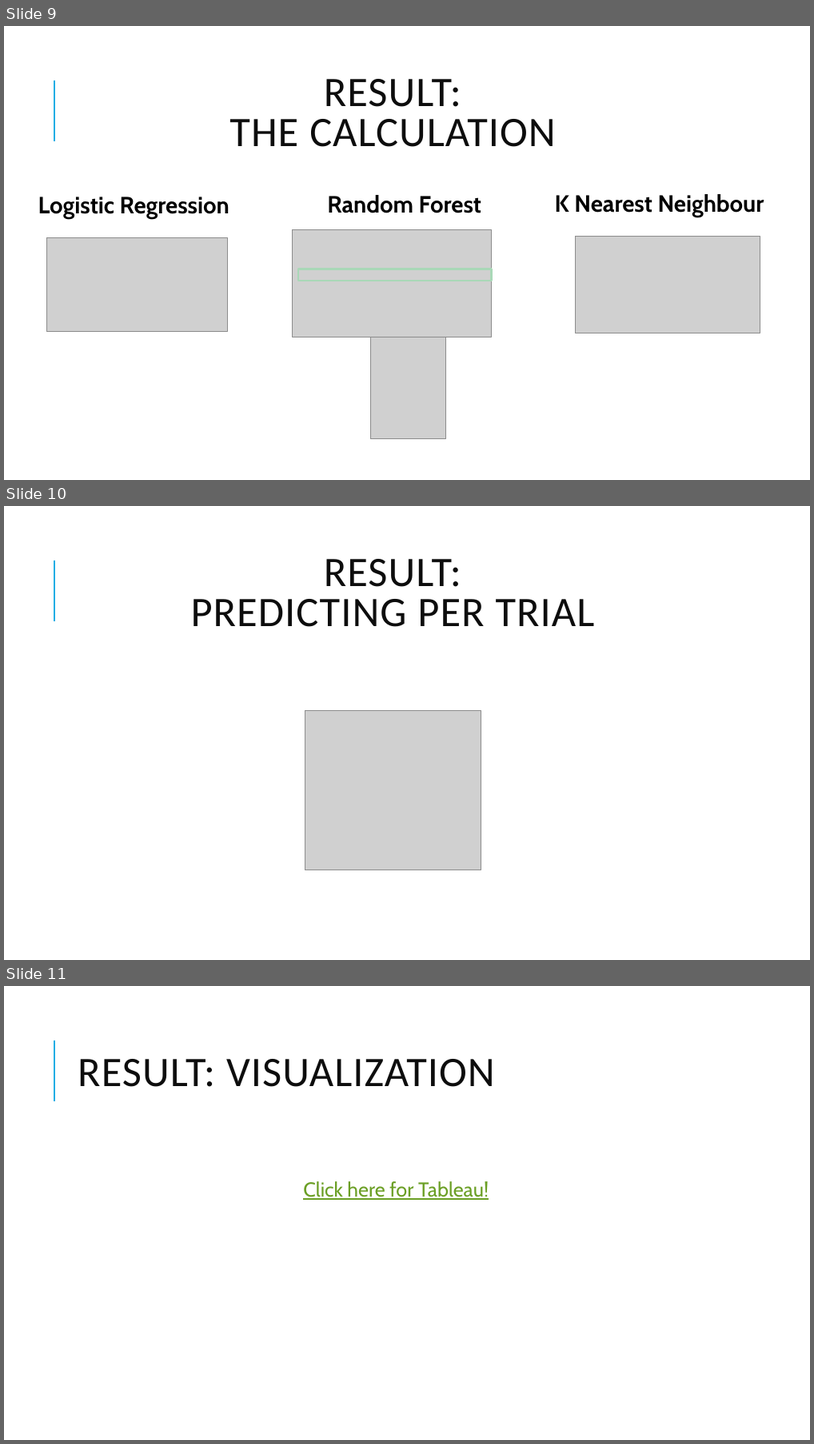
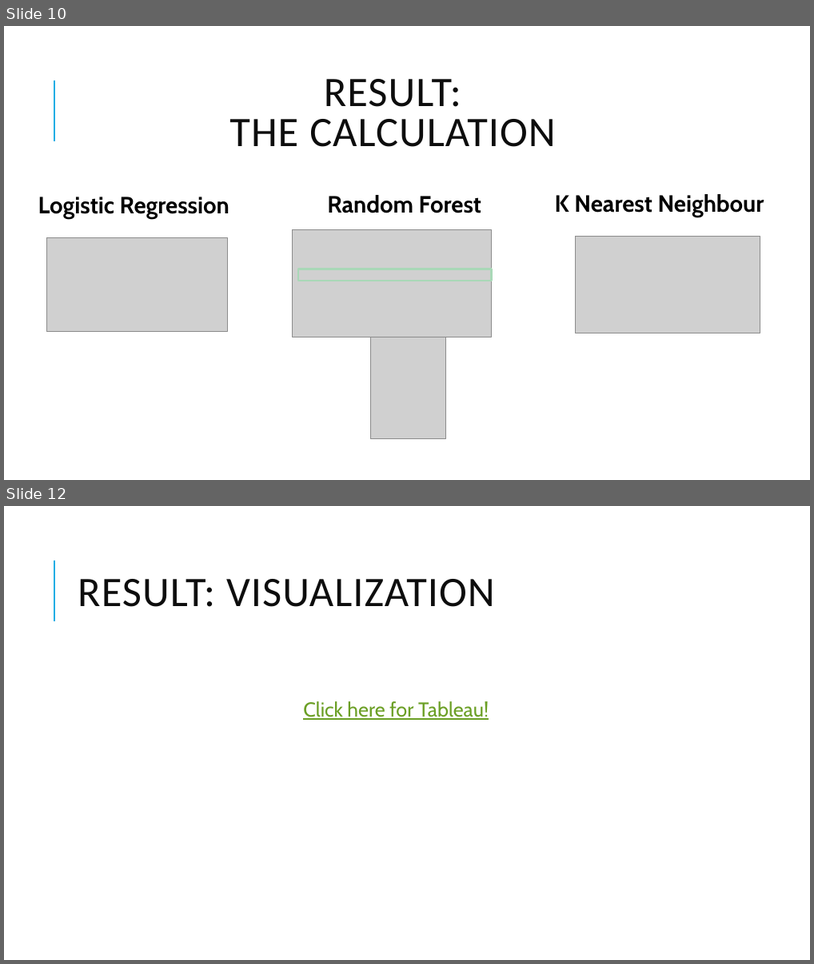
Before and after one commit to sigkarmoil/Clinical_Trial_Machine_Learning, a slide deck: Resources/Clinical Trial.pptx. Shown one above the other, each under a label of ours: slides 9, 10 and 11 before the commit, slides 10 and 12 after it; the slides between them are not shown. The pictures are 814x1444 and 814x964 pixels, drawn with LibreOffice and Linux fonts; fonts in the diff are those of the drawing; grey boxes stand for pictures. Boxes give left, top, right and bottom in pixels: in the first picture for what was removed or moved away, otherwise in the second. Text is boxed around its words. In the diff, an @@ line names an element or a change of style, - is before the commit and + after.

```diff
--- a/Resources/Clinical Trial.pptx
+++ b/Resources/Clinical Trial.pptx
@@ slide 10 removed at [4, 506, 810, 960], background #FFFFFF; not listed: 1 template element that a slide beside it also shows @@
@@ title removed at [191, 559, 595, 627] @@
-RESULT:
-PREDICTING PER TRIAL
@@ picture removed at [306, 711, 482, 870] @@
@@ what was slide 9 is now slide 10 @@
@@ what was slide 11 is now slide 12 @@
```
Also in this commit, not shown: 5 slides changed, 4 slides added, 2 other slides removed.
